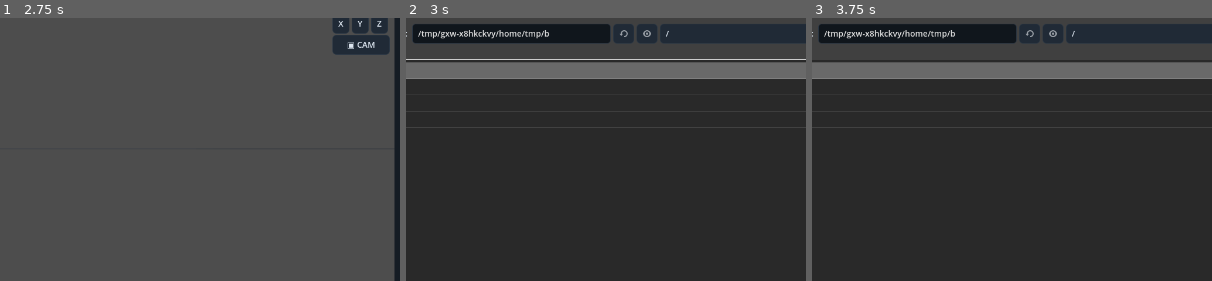
Above: before the commit, frames 1-3 (left to right).
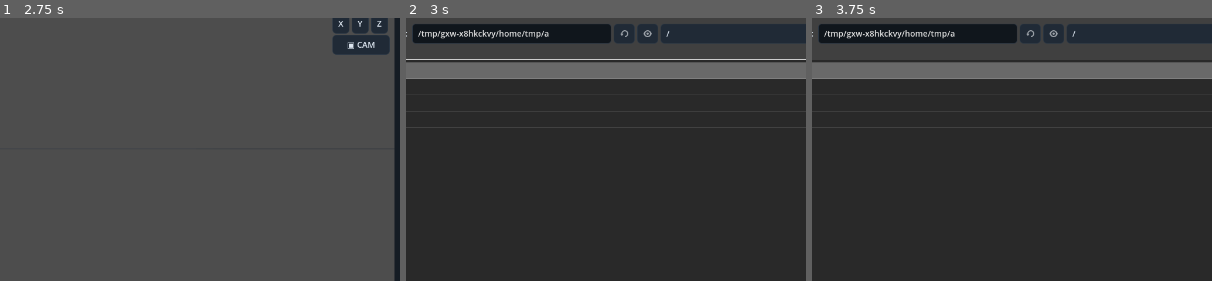
Above: after the commit, the same moments.

Repository: Onnevan/Kabuki
Game: Godot game, scene res://editor/main.tscn
The game is run twice, just before and just after one commit, with the same random seed, the same clock (stepped at 60 frames per second) and the same inputs.
Inputs (mouse positions are % of the whole screen's width and height, from its top left):
- Up to frame 1 (2.75 s): click "↶" at 0.5 s; click "↷" at 1.25 s; click "OPEN" at 2 s
- Up to frame 2 (3 s): click "＋ IMPORT" at 2.75 s
- Up to frame 3 (3.75 s): click (37, 77) at 3.52 s; type "12" at 3.6 s
The pictures show only the part of the screen within x 27-77%, y 15-65%; the shares and areas given below are measured in that part.

Frame 1 is identical in both runs. In frame 2, 0.1% of the frame differs, in the area x 34-66%, y 3-9%; in frame 3, 0.1%.

Commit message:
Hide duplicate bitmap flipbook preview while drawing

Diff:
--- a/editor/main.gd
+++ b/editor/main.gd
@@ -723,8 +723,15 @@
 		if group is ReferenceCanvas:
 			var reference_canvas := group as ReferenceCanvas
 			if %DrawingCanvas.is_animated_bitmap(object_id):
-				var bitmap_image: Image = %DrawingCanvas.flipbook_image(object_id, evaluation_frame)
-				reference_canvas.show_flipbook_image(bitmap_image)
+				# The active bitmap is already drawn by the full-size DrawingCanvas
+				# editor overlay. Showing its 3D flipbook quad at the same time
+				# produces a second, smaller copy at the ReferenceCanvas origin.
+				var editing_active_bitmap: bool = workspace == "drawing" and object_id == active_drawing_id and %DrawingCanvas.bitmap_mode
+				if editing_active_bitmap:
+					reference_canvas.hide_flipbook_image()
+				else:
+					var bitmap_image: Image = %DrawingCanvas.flipbook_image(object_id, evaluation_frame)
+					reference_canvas.show_flipbook_image(bitmap_image)
 				if static_bitmap_runtime.has(object_id):
 					var cached_static: RuntimeObject = static_bitmap_runtime[object_id]
 					if is_instance_valid(cached_static): cached_static.visible = false
